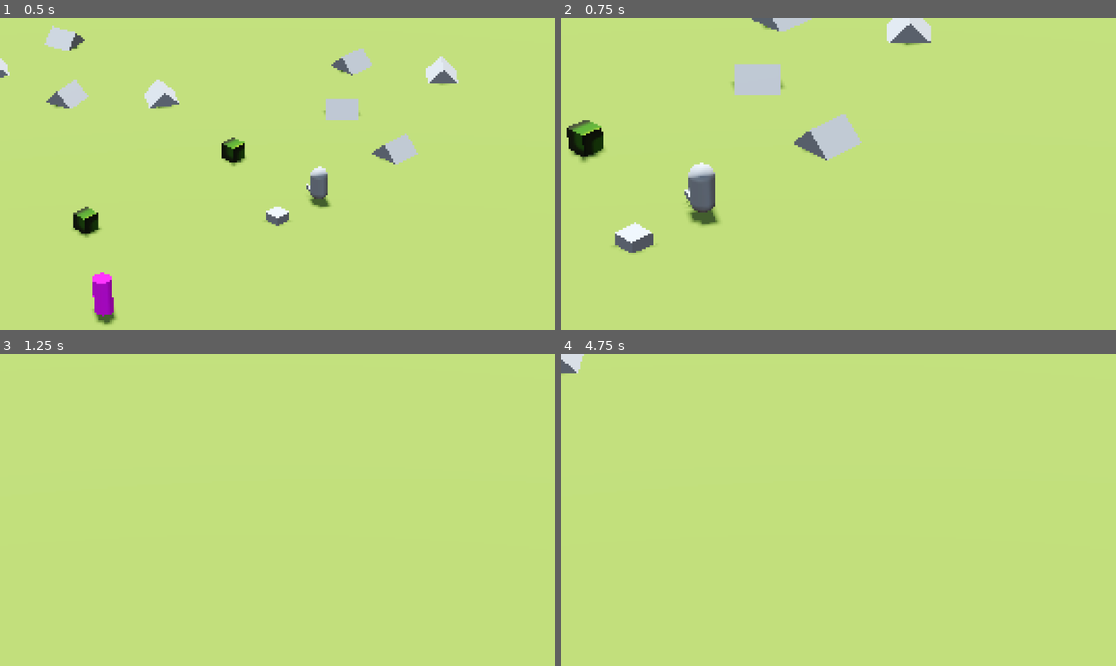
Above: before the commit, frames 1-4 (two rows, left to right).
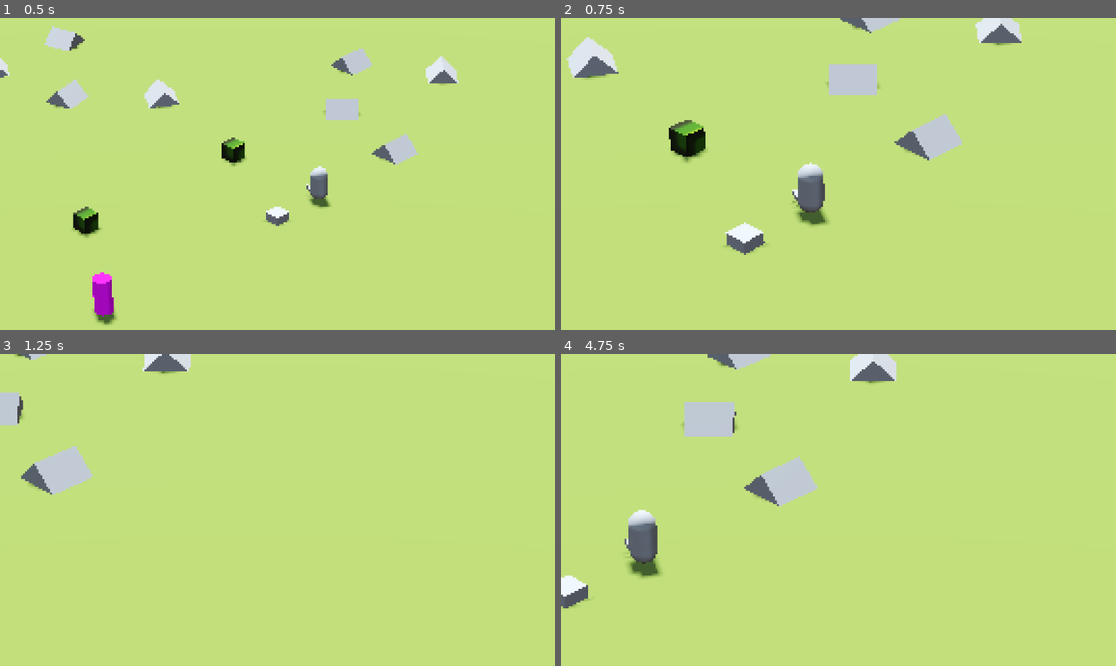
Above: after the commit, the same moments.

Repository: jalejr/Incrememental
Game: Godot game, scene res://main.tscn
Same seed, same stepped clock (60 frames per second), same inputs: the game is played once before the commit and once after it. The engine's default icon, where the game draws it, is replaced by a stand-in: a white triangle on a blue panel in a dark square.
Inputs (mouse positions are in pixels of both pictures, inside the frame that each line leads up to):
- Up to frame 1 (0.5 s): no input
- Up to frame 2 (0.75 s): tap Enter (enter) at 0.5 s; move the mouse to (960, 158) at 0.52 s; hold Right (right) from 0.53 s (still down); hold Mouse wheel up (camera_zoom_in) from 0.53 s (still down); click (960, 158) at 0.67 s
- Up to frame 3 (1.25 s): keep holding Right (right); keep holding Mouse wheel up (camera_zoom_in)
- Up to frame 4 (4.75 s): move the mouse to (727, 525) at 1.27 s; release Right (right) at 1.28 s; release Mouse wheel up (camera_zoom_in) at 1.28 s; hold S (backward) 1.28-2.03 s; tap Mouse wheel down (camera_zoom_out) at 1.35 s; move the mouse to (894, 441) at 2.02 s; hold Right (right) 2.03-2.78 s; tap Enter (enter) at 2.1 s; move the mouse to (810, 572) at 2.77 s; hold W (forward) 2.78-3.53 s; click (810, 572) at 2.85 s; tap Space at 3.5 s; move the mouse to (1005, 556) at 3.52 s; hold A (left) from 3.53 s (still down); tap G at 3.6 s; move the mouse to (672, 463) at 4.27 s; tap Mouse wheel up (camera_zoom_in) at 4.35 s

Frame 1 is identical in both runs. In frame 2, 11% of the frame differs, in the area x 1-83%, y 0-76%; in frame 3, 2.1%; in frame 4, 5.0%.
Error in both runs: Cannot call method 'storage_buffer_create' on a null value. (res://compositor/scripts/edge_detection_compositor.gd:20)

Commit message:
Fixed up camera to feel much better. Ex. camera zoom level effects pan

Diff:
--- a/rts_camera/rts_camera.gd
+++ b/rts_camera/rts_camera.gd
@@ -1,16 +1,21 @@
 extends Node3D
 ## enums
 ## consts
-const CAMERA_PAN_MARGIN: float = 5.0 # pixels
+const CAMERA_PAN_MARGIN: float = 5.0
+const ZOOM_BUFFER: float = 25.0
+const SPRING_DEAD_ZONE: float = 0.5
+const SPRING_STRENGTH: float = 55.0
 ## exports
 @export var camera_pan_speed: float = 10.0
 @export var camera_rotate_speed: float = 1.0
 @export var camera_zoom_speed: float = 4.0
 @export var camera_pan_lerp_speed: float = 10.0
+@export var camera_pan_remapped_range: Vector2 = Vector2(0.4, 1.0)
 @export var camera_rotate_lerp_speed: float = 10.0
 @export var camera_zoom_lerp_speed: float = 10.0
 @export var camera_zoom_range: Vector2 = Vector2(50.0, 200.0)
 @export var max_camera_zoom_velocity: float = 10
+
 ## public vars
 ## private vars
 var _camera_pan_direction: Vector3 = Vector3.ZERO
@@ -33,7 +38,6 @@
 	get_camera_pan_mouse_direction()
 	get_camera_pan_keyboard_direction()
 	get_camera_rotate_direction()
-	_apply_corrective_input()
 	_apply_velocity(delta)
 
 
@@ -89,36 +93,50 @@
 	camera.translate_object_local(Vector3(0.0,0.0,100.0))
 
 
-func _apply_corrective_input() -> void:
-	print(camera_3d.position)
-	#var target_position
-	#target_position = clamp(camera_3d.position.z, camera_zoom_range.x, camera_zoom_range.y)
-	#camera_3d.position.z = lerp(camera_3d.position.z, target_position, camera_zoom_lerp_speed * get_process_delta_time())
+func _correct_camera_zoom(delta: float) -> void:
+	var current_z = camera_3d.position.z
+	var min_limit = camera_zoom_range.x - SPRING_DEAD_ZONE
+	var max_limit = camera_zoom_range.y + SPRING_DEAD_ZONE
+
+	var spring_correction = 0.0
+	if current_z < min_limit:
+		spring_correction = (min_limit - current_z) * SPRING_STRENGTH * delta
+	elif current_z > max_limit:
+		spring_correction = (max_limit - current_z) * SPRING_STRENGTH * delta
+
+	if spring_correction != 0.0:
+		camera_3d.translate_object_local(Vector3(0, 0, spring_correction))
+
+	var hard_correction = 0.0
+	if current_z < camera_zoom_range.x - ZOOM_BUFFER:
+		hard_correction = (camera_zoom_range.x - ZOOM_BUFFER) - current_z
+	elif current_z > camera_zoom_range.y + ZOOM_BUFFER:
+		hard_correction = (camera_zoom_range.y + ZOOM_BUFFER) - current_z
+
+	if hard_correction != 0.0:
+		camera_3d.translate_object_local(Vector3(0, 0, hard_correction))
 
 
 func _apply_velocity(delta: float) -> void:
 	var pan_velocity: Vector3 = get_camera_pan_velocity() * delta
 	var zoom_velocity: Vector3 = get_camera_zoom_velocity() * delta
 	var rotate_velocity: Vector3 = get_camera_rotate_velocity() * delta
+	var remapped_pan_modifier: float = remap(
+		camera_3d.position.z,
+		camera_zoom_range.x, camera_zoom_range.y,
+		camera_pan_remapped_range.x, camera_pan_remapped_range.y
+	)
 
 	if pan_velocity != Vector3.ZERO:
-		translate_object_local(pan_velocity)
+		translate_object_local(pan_velocity * remapped_pan_modifier)
 
 	if zoom_velocity != Vector3.ZERO:
-		var future_z = camera_3d.position.z + zoom_velocity.z * cos(camera_3d.rotation.x)
-
-		# If it would exceed bounds, scale down the velocity
-		if future_z < camera_zoom_range.x:
-			var allowed_delta = camera_zoom_range.x - camera_3d.position.z
-			zoom_velocity.z = allowed_delta / cos(camera_3d.rotation.x)
-		elif future_z > camera_zoom_range.y:
-			var allowed_delta = camera_zoom_range.y - camera_3d.position.z
-			zoom_velocity.z = allowed_delta / cos(camera_3d.rotation.x)
-
 		camera_3d.translate_object_local(zoom_velocity)
 
 	if rotate_velocity != Vector3.ZERO:
 		global_rotation.y += rotate_velocity.y
+
+	_correct_camera_zoom(delta)
 
 	_camera_pan_direction = lerp(_camera_pan_direction, Vector3.ZERO, camera_pan_lerp_speed * delta)
 	_camera_zoom_direction = lerp(_camera_zoom_direction, Vector3.ZERO, camera_zoom_lerp_speed * delta)
@@ -126,12 +144,8 @@
 
 
 func _camera_can_zoom_in() -> bool:
-	if camera_3d.position.z > camera_zoom_range.x:
-		return true
-	return false
+	return camera_3d.position.z > camera_zoom_range.x
 
 
 func _camera_can_zoom_out() -> bool:
-	if camera_3d.position.z < camera_zoom_range.y:
-		return true
-	return false
+	return camera_3d.position.z < camera_zoom_range.y
